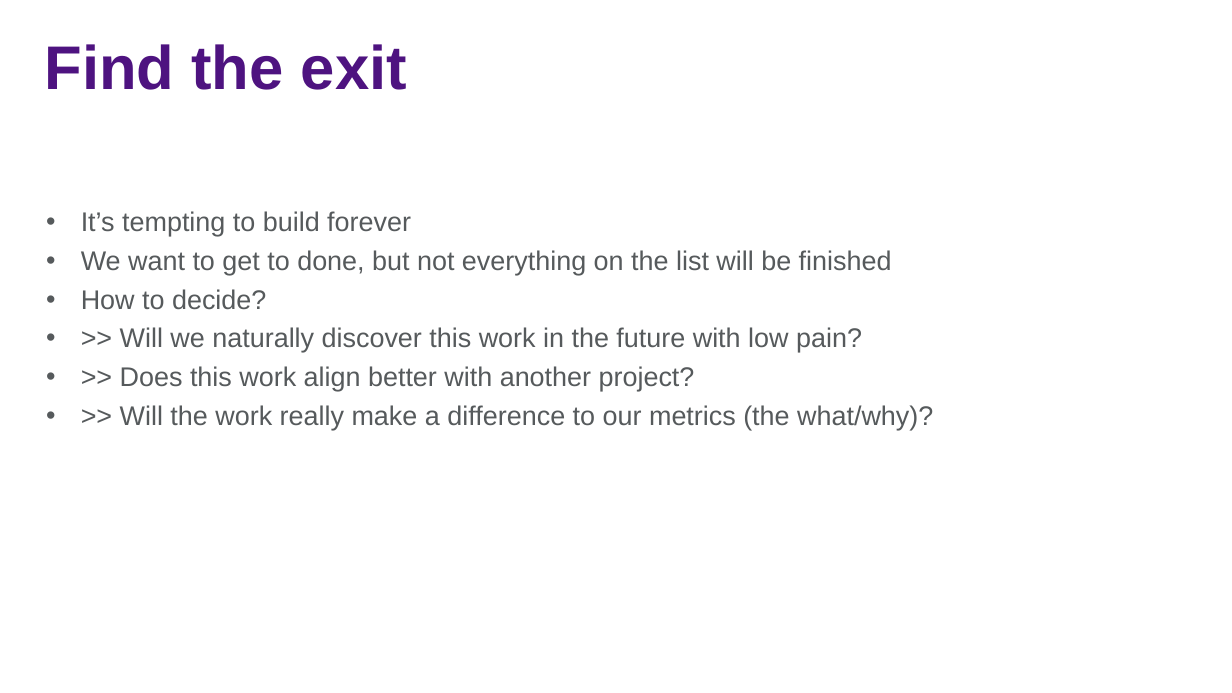
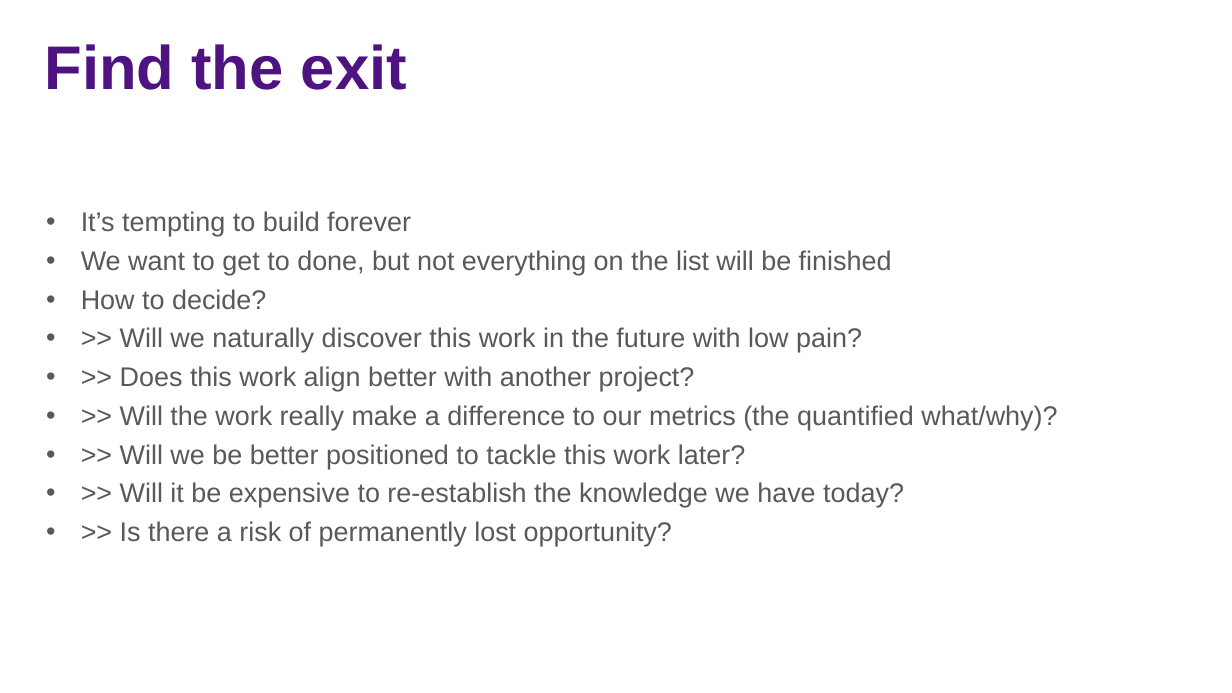
Before and after one commit to jasonjwood/presentations, a slide deck: slide 20 of InFusion2016 - Getting It Done - Jason Wood.pptx (slide 18 before the commit). Drawn at 1232x693 pixels with LibreOffice and Linux fonts; fonts in the diff are those of the drawing; background and template pictures are left out. Boxes give left, top, right and bottom in pixels: in the first picture for what was removed or moved away, otherwise in the second. Text is boxed around its words. In the diff, an @@ line names an element or a change of style, - is before the commit and + after.

```diff
--- a/InFusion2016 - Getting It Done - Jason Wood.pptx
+++ b/InFusion2016 - Getting It Done - Jason Wood.pptx
@@ text at [120, 405, 1057, 546]: text changed @@
-• >> Will the work really make a difference to our metrics (the what/why)?
+• >> Will the work really make a difference to our metrics (the quantified what/why)?
+• >> Will we be better positioned to tackle this work later?
+• >> Will it be expensive to re-establish the knowledge we have today?
+• >> Is there a risk of permanently lost opportunity?
```
Also in this commit, not shown: 8 other slides changed, 2 slides added.
